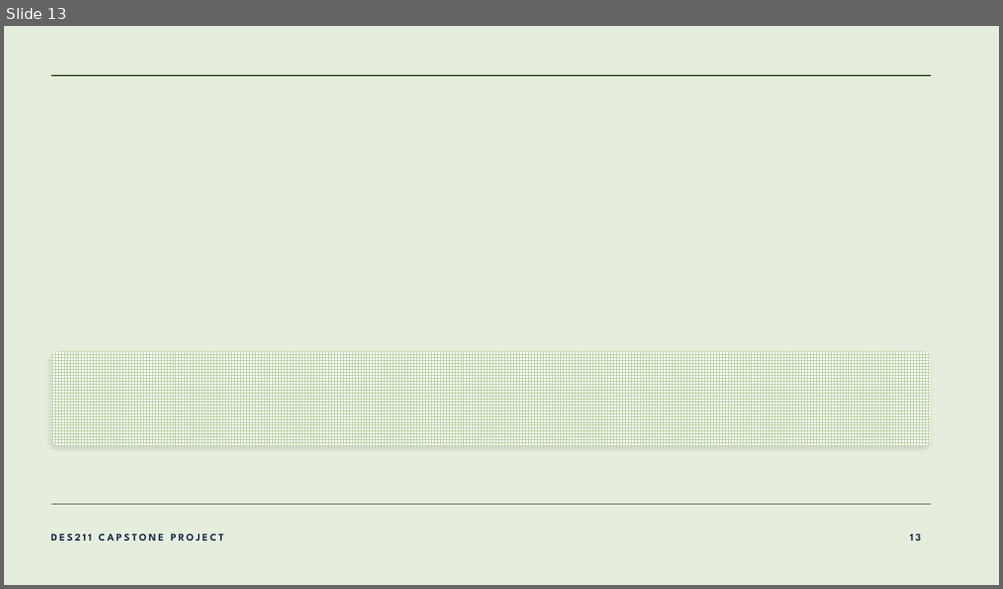
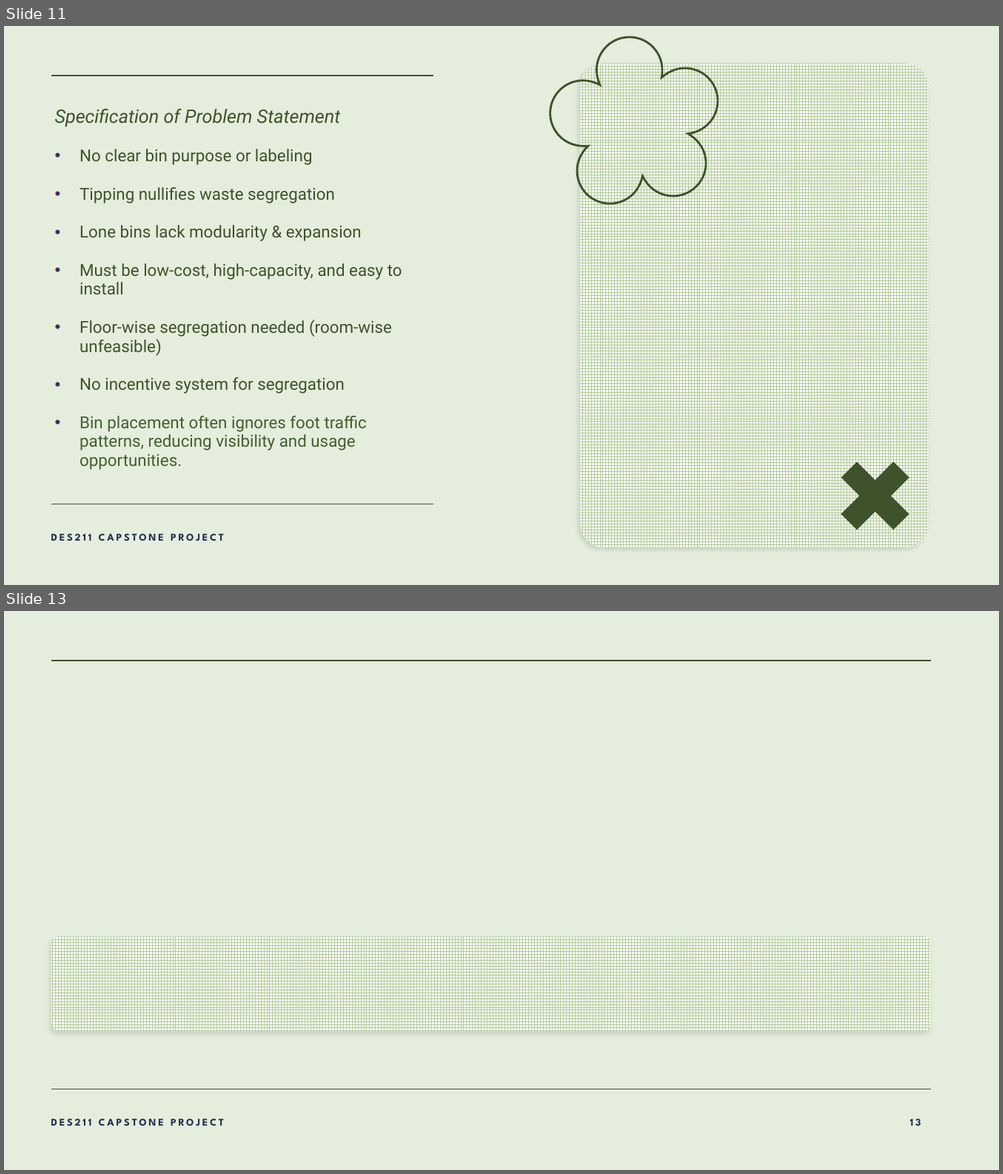
Before and after one commit to lalitm1004/DES211-CCD, a slide deck: presentation.pptx. Shown one above the other, each under a label of ours: slide 13 before the commit, slides 11 and 13 after it; the slides between them are not shown. The pictures are 1003x589 and 1003x1174 pixels, drawn with LibreOffice and Linux fonts; fonts in the diff are those of the drawing; background and template pictures are left out. Boxes give left, top, right and bottom in pixels: in the first picture for what was removed or moved away, otherwise in the second. Text is boxed around its words. In the diff, an @@ line names an element or a change of style, - is before the commit and + after.

```diff
--- a/presentation.pptx
+++ b/presentation.pptx
@@ slide 11 added at (x1=4, y1=26, x2=999, y2=585), background #E5EDDD @@
@@ freeform shape added at (x1=550, y1=37, x2=718, y2=204), outline #3E532A 2 pt @@
@@ rounded rectangle added at (x1=580, y1=63, x2=928, y2=548), fill pattern #B0CA98 on #FFFFFF @@
@@ line added from (52, 76) to (434, 76), #3E532A 1 pt @@
@@ text added at (x1=55, y1=109, x2=402, y2=470), 16 pt, text #3E532A @@
+Specification of Problem Statement
+• No clear bin purpose or labeling
+• Tipping nullifies waste segregation
+• Lone bins lack modularity & expansion
+• Must be low-cost, high-capacity, and easy to install
+• Floor-wise segregation needed (room-wise unfeasible)
+• No incentive system for segregation
+• Bin placement often ignores foot traffic patterns, reducing visibility and usage opportunities.
@@ plus added at (x1=823, y1=444, x2=928, y2=548), fill #3E532A @@
@@ line added from (52, 505) to (434, 505), #3E532A 1 pt @@
@@ text added at (x1=51, y1=534, x2=224, y2=541), 10 pt, text #222F51, bold @@
+DES211 CAPSTONE PROJECT
```
Also in this commit, not shown: 3 slides changed, 2 other slides added, 2 slides removed.
